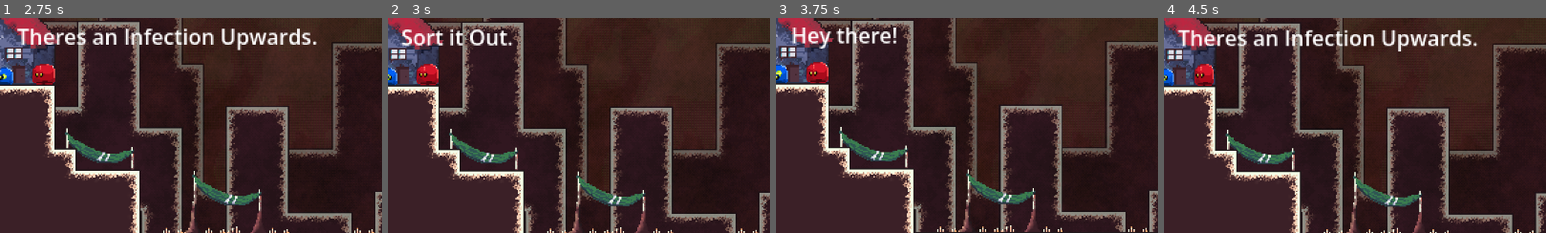
Above: before the commit, frames 1-4 (left to right).
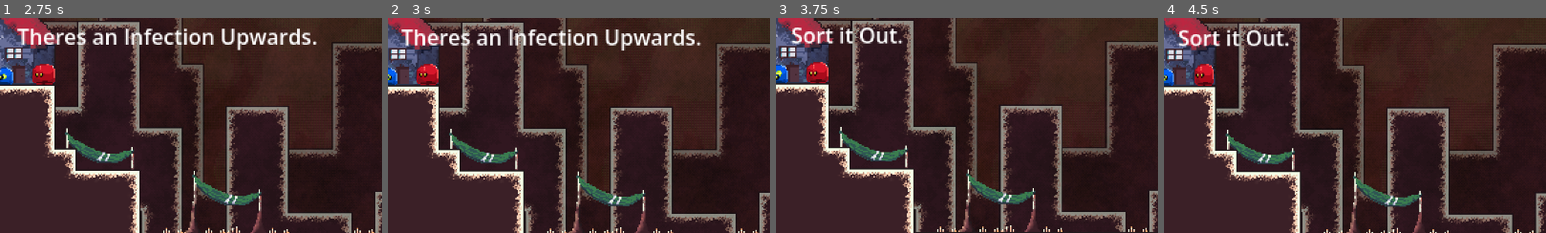
Above: after the commit, the same moments.

Repository: 2026-Hackathon/UnderYourSkin
Game: Godot game, scene res://Scenes/tempmenu.tscn
The game is run twice, just before and just after one commit, with the same random seed, the same clock (stepped at 60 frames per second) and the same inputs.
Inputs (mouse positions are % of the whole screen's width and height, from its top left):
- Up to frame 1 (2.75 s): click "Play" at 0.5 s; click (5, 9) at 1.25 s; tap Enter at 2 s; move the mouse to (72, 45) at 2.02 s; click (72, 45) at 2.17 s
- Up to frame 2 (3 s): tap Space at 2.75 s; drag from (30, 55) to (45, 70) at 2.77 s
- Up to frame 3 (3.75 s): tap Enter at 3.5 s; move the mouse to (60, 28) at 3.52 s; click (60, 28) at 3.67 s
- Up to frame 4 (4.5 s): tap Space at 4.25 s; drag from (45, 70) to (20, 35) at 4.27 s
The pictures show only the part of the screen within x 50-100%, y 36-86%; the shares and areas given below are measured in that part.

Frame 1 is identical in both runs. In frame 2, 3.2% of the frame differs, in the area x 3-82%, y 5-16%; in frame 3, 1.4%; in frame 4, 3.3%, in the area x 3-83%, y 5-16%.

Commit message:
NPC Script freezes when time freezes

Diff:
--- a/under-your-skin/Scripts/npc.gd
+++ b/under-your-skin/Scripts/npc.gd
@@ -51,12 +51,12 @@
 
 var player_pos
 func _process(delta: float) -> void:
-
-	#Eye Code Copy Pasted From Player
-	if player_in_range:
-		player_pos = player.global_position
-	else:
-		player_pos = get_global_mouse_position()
+	if not Globals.is_frozen:
+		#Eye Code Copy Pasted From Player
+		if player_in_range:
+			player_pos = player.global_position
+		else:
+			player_pos = get_global_mouse_position()
 	var to_player = player_pos - global_position
 
 	#if 0 here to prezent bugs, cause normalize freaks out
@@ -93,12 +93,13 @@
 		current_line_index = 0
 
 func _input(event: InputEvent) -> void:
-	if event is InputEventMouseButton \
-	and event.button_index == MOUSE_BUTTON_LEFT \
-	and event.is_pressed():
-		if player_in_range:
-			# Advance text / show text on click
-			_show_next_line()
+	if not Globals.is_frozen:
+		if event is InputEventMouseButton \
+		and event.button_index == MOUSE_BUTTON_LEFT \
+		and event.is_pressed():
+			if player_in_range:
+				# Advance text / show text on click
+				_show_next_line()
 
 func _show_next_line() -> void:
 	if lines.is_empty():
